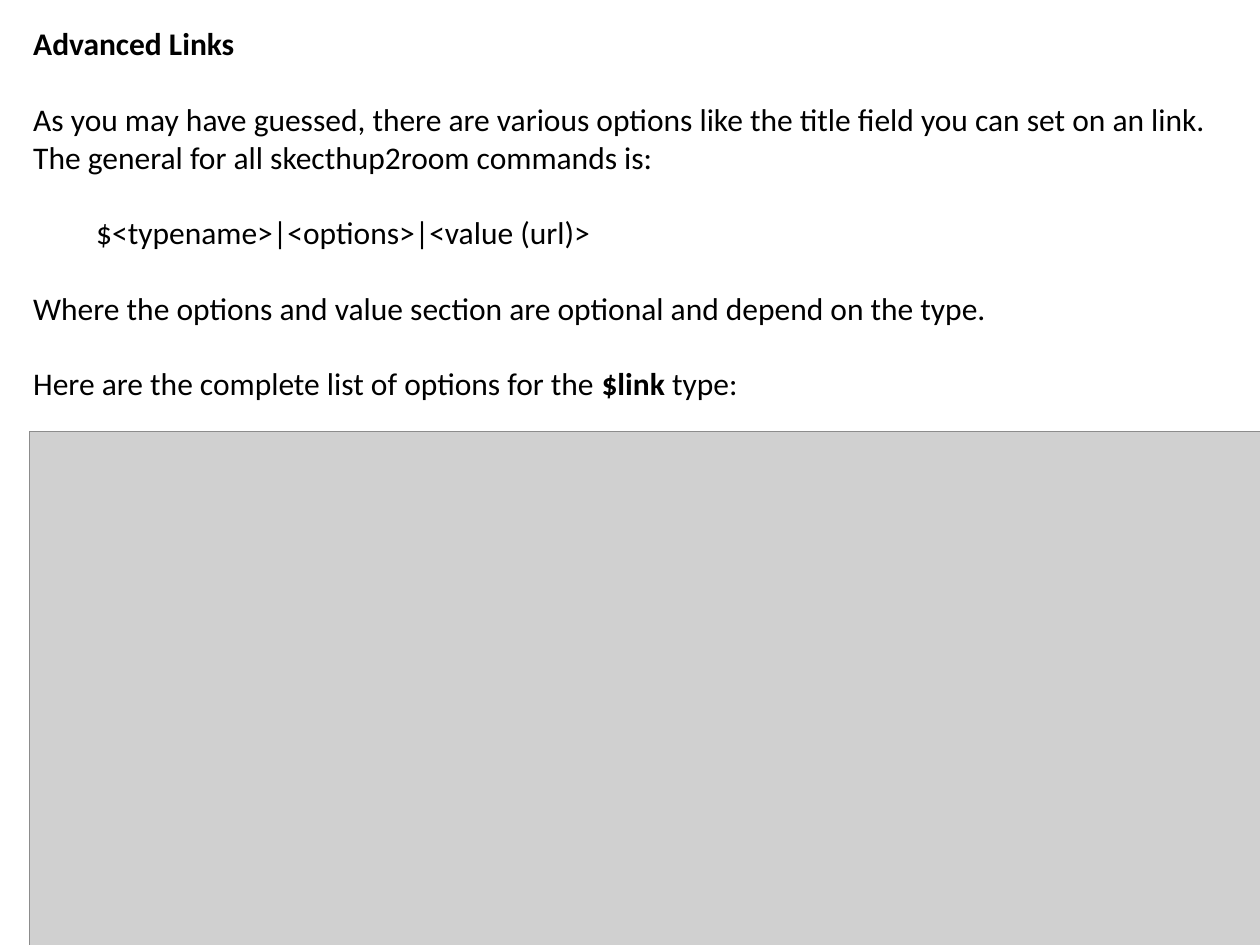
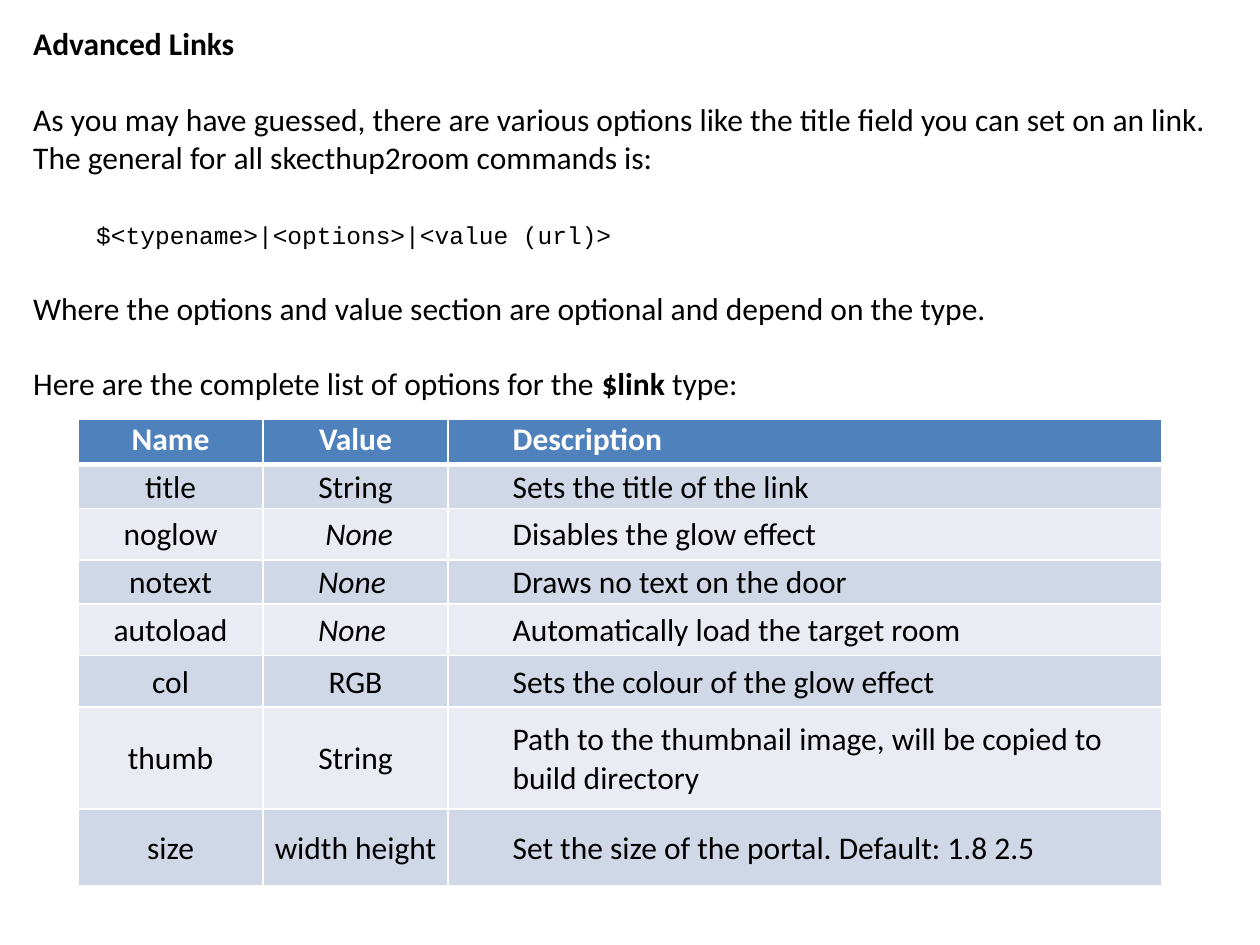
Before and after one commit to lisa-lionheart/sketchup2room, a slide deck: slide 9 of tutorial/slides/slides.pptx (slide 7 before the commit). Drawn at 1260x945 pixels with LibreOffice and Linux fonts; fonts in the diff are those of the drawing; grey boxes stand for pictures; background and template pictures are left out. Boxes give left, top, right and bottom in pixels: in the first picture for what was removed or moved away, otherwise in the second. Text is boxed around its words. In the diff, an @@ line names an element or a change of style, - is before the commit and + after.

```diff
--- a/tutorial/slides/slides.pptx
+++ b/tutorial/slides/slides.pptx
@@ text at (x1=96, y1=226, x2=611, y2=249): size 18 to 14 pt, font Calibri to Courier New in "$<typename>|<options>|<value (url)>" @@
@@ picture removed at (x1=30, y1=431, x2=1260, y2=945) @@
@@ table added at (x1=78, y1=420, x2=1163, y2=887), 8 rows, 3 columns @@
+Name | Value | Description
+title | String | Sets the title of the link
+noglow | None | Disables the glow effect
+notext | None | Draws no text on the door
+autoload | None | Automatically load the target room
+col | RGB | Sets the colour of the glow effect
+thumb | String | Path to the thumbnail image, will be copied to build directory
+size | width height | Set the size of the portal. Default: 1.8 2.5
```
Also in this commit, not shown: 3 other slides changed, 5 slides added, 1 slide removed, 20 other files.
